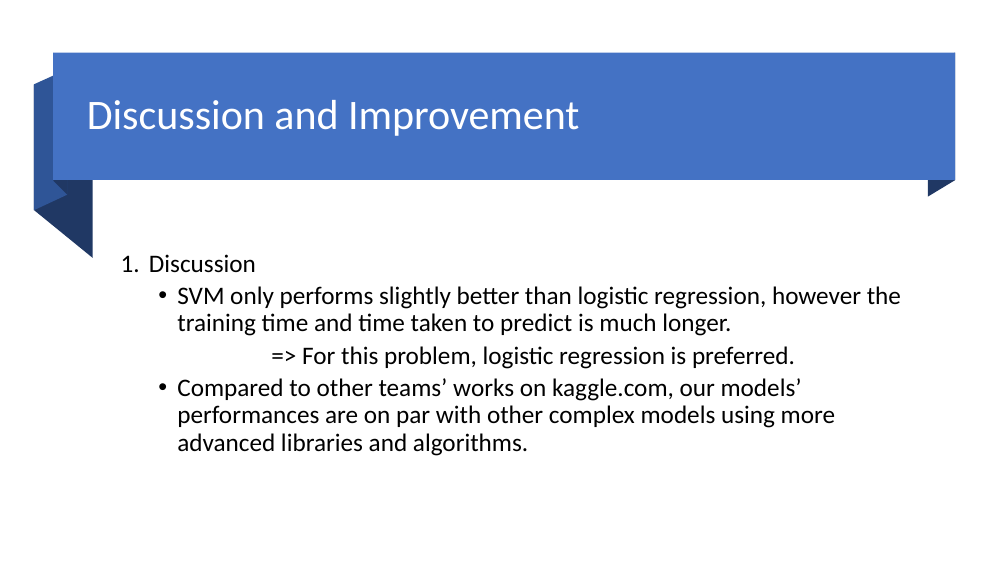
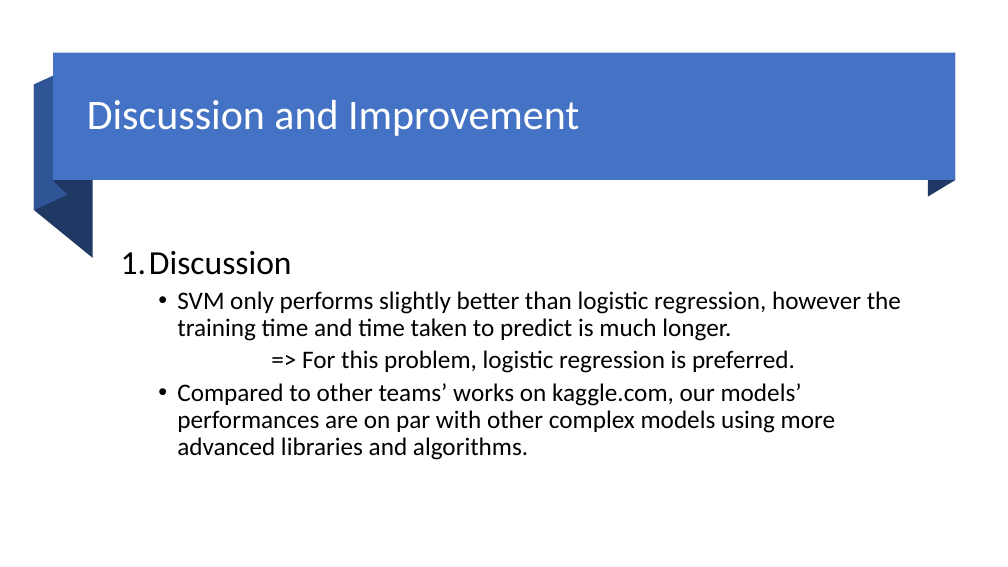
Before and after one commit to scinerd68/JobChangePrediction, a slide deck: slide 15 of Team3 ML Slides.pptx (slide 17 before the commit). Drawn at 1008x567 pixels with LibreOffice and Linux fonts; fonts in the diff are those of the drawing. Boxes give left, top, right and bottom in pixels: in the first picture for what was removed or moved away, otherwise in the second. Text is boxed around its words. In the diff, an @@ line names an element or a change of style, - is before the commit and + after.

```diff
--- a/Team3 ML Slides.pptx
+++ b/Team3 ML Slides.pptx
@@ text at (121,251,292,275): size 24 to 32 pt in "Discussion" @@
```
Also in this commit, not shown: 5 other slides changed, 1 slide added, 3 slides removed.
